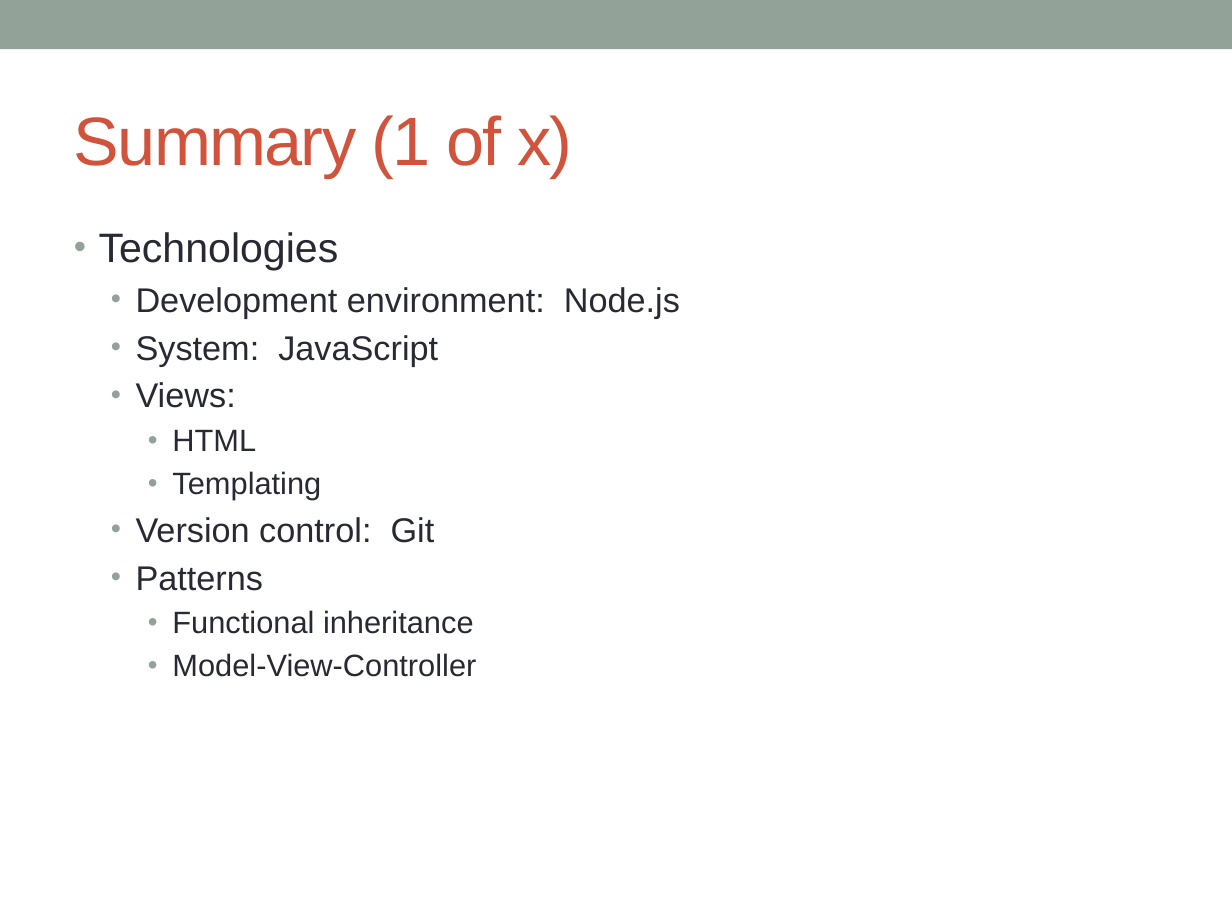
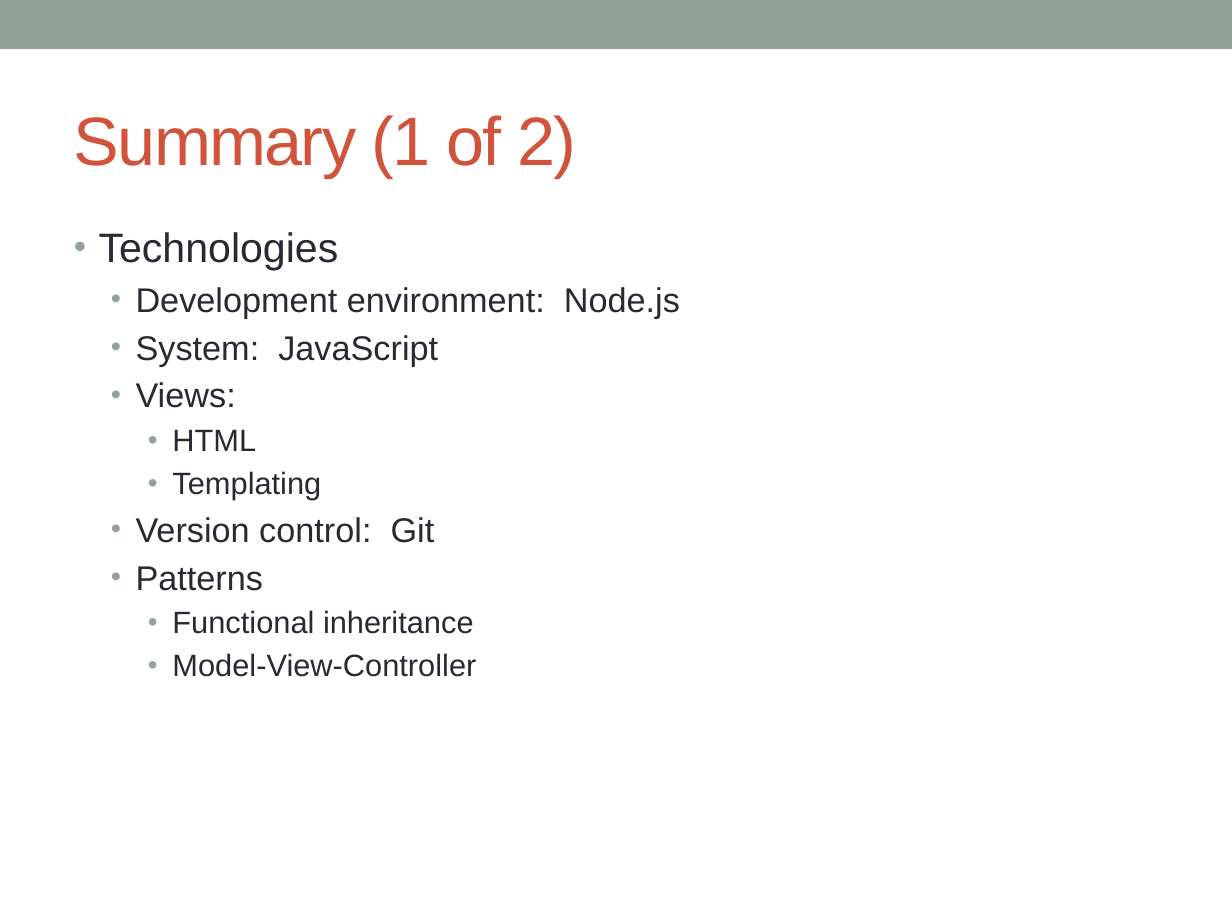
Before and after one commit to nodemvc/node-mvc, a slide deck: slide 11 of Documents/nodeMvcPresentation.pptx. Drawn at 1232x924 pixels with LibreOffice and Linux fonts; fonts in the diff are those of the drawing. Boxes give left, top, right and bottom in pixels: in the first picture for what was removed or moved away, otherwise in the second. Text is boxed around its words. In the diff, an @@ line names an element or a change of style, - is before the commit and + after.

```diff
--- a/Documents/nodeMvcPresentation.pptx
+++ b/Documents/nodeMvcPresentation.pptx
@@ title at [74,115,576,178]: text changed @@
-Summary (1 of x)
+Summary (1 of 2)
```
Also in this commit, not shown: 2 other slides changed.
